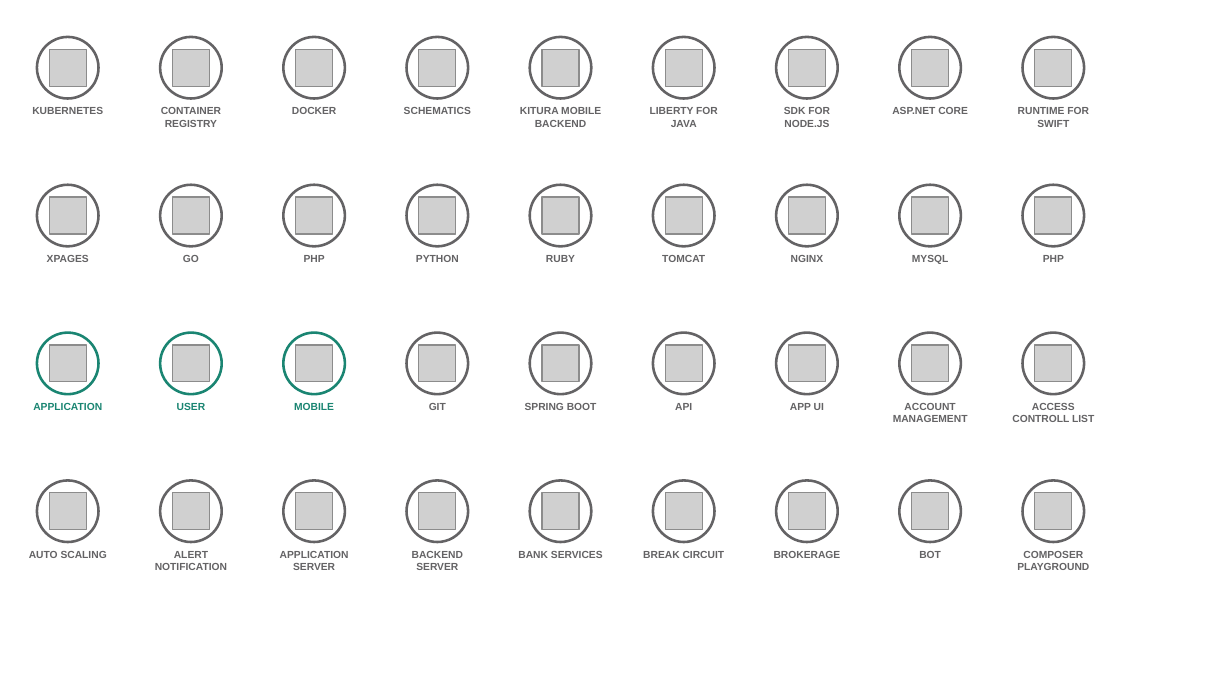
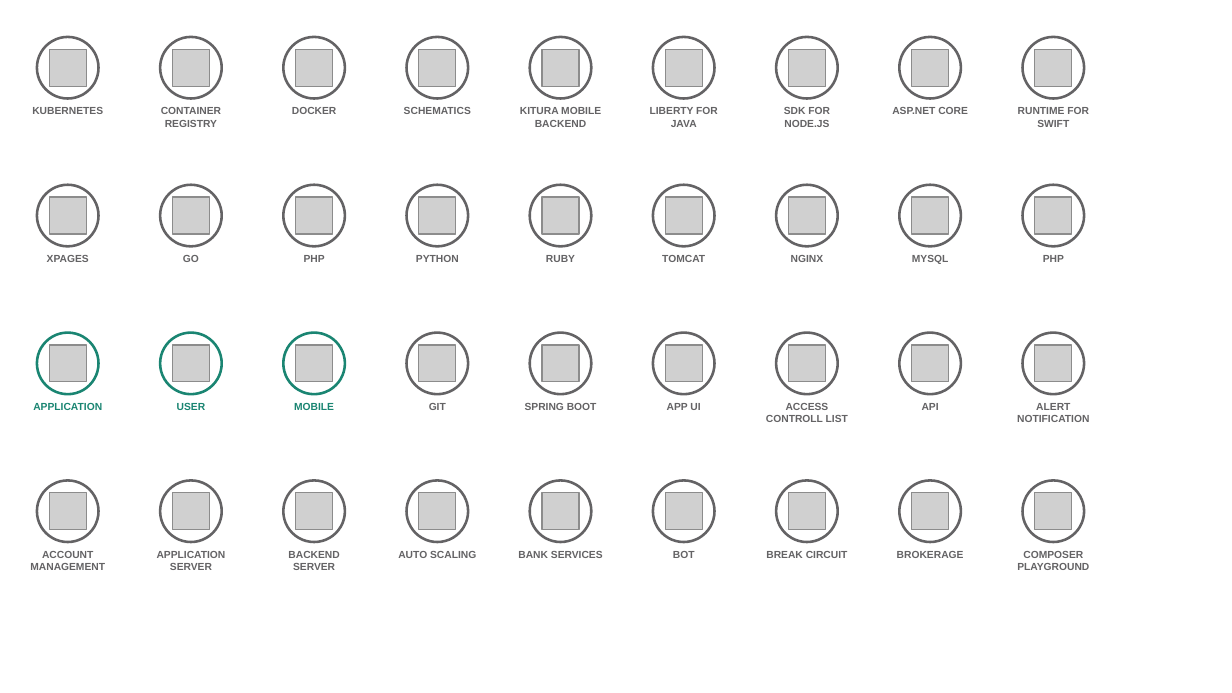
Before and after one commit to l2fprod/myarchitecture, a slide deck: slide 10 of mycatalog-architecture-diagram-template.pptx. Drawn at 1232x693 pixels with LibreOffice and Linux fonts; fonts in the diff are those of the drawing; grey boxes stand for pictures. Boxes give left, top, right and bottom in pixels: in the first picture for what was removed or moved away, otherwise in the second. Text is boxed around its words. In the diff, an @@ line names an element or a change of style, - is before the commit and + after.

```diff
--- a/mycatalog-architecture-diagram-template.pptx
+++ b/mycatalog-architecture-diagram-template.pptx
@@ text "APP UI": place and size @@
-text "APP UI" at <box>790,403,824,410</box>
+text "APP UI" at <box>667,403,700,410</box>
@@ text removed at <box>675,403,692,410</box> @@
-API
@@ text added at <box>766,403,848,422</box>, 6 pt, text #646365, bold @@
+ACCESS CONTROLL LIST
@@ text at <box>922,403,939,410</box>: text changed @@
-ACCOUNT MANAGEMENT
+API
@@ text at <box>1017,403,1089,422</box>: text changed @@
-ACCESS CONTROLL LIST
+ALERT NOTIFICATION
@@ text at <box>30,551,105,570</box>: text changed @@
-AUTO SCALING
+ACCOUNT MANAGEMENT
@@ text at <box>157,551,226,570</box>: text changed @@
-ALERT NOTIFICATION
+APPLICATION SERVER
@@ text at <box>288,551,339,570</box>: text changed @@
-APPLICATION SERVER
+BACKEND SERVER
@@ text at <box>398,551,476,558</box>: text changed @@
-BACKEND SERVER
+AUTO SCALING
@@ text "BOT": place and size @@
-text "BOT" at <box>919,551,941,558</box>
+text "BOT" at <box>673,551,695,558</box>
@@ text "BREAK CIRCUIT": place and size @@
-text "BREAK CIRCUIT" at <box>643,551,725,558</box>
+text "BREAK CIRCUIT" at <box>766,551,848,558</box>
@@ text "BROKERAGE": place and size @@
-text "BROKERAGE" at <box>774,551,841,558</box>
+text "BROKERAGE" at <box>897,551,964,558</box>
```
Also in this commit, not shown: 17 other slides changed, 1 slide added, 1 slide removed.
